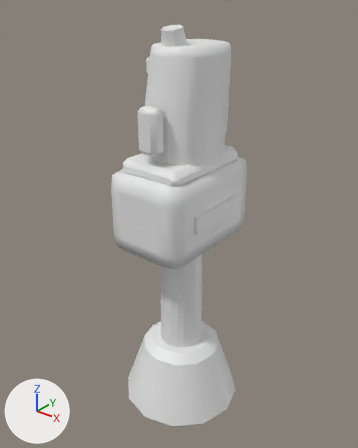
One commit to the FBX model Assets/HexWing/Resources/Models/CockpitControls.fbx: the scene before it, then after it.
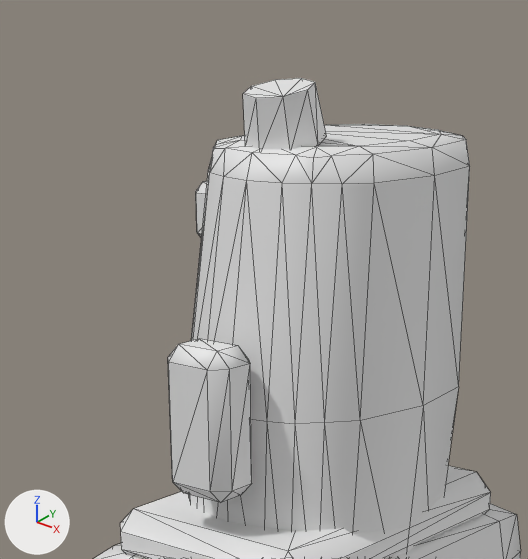
Old and new are each drawn whole from a 50 mm lens placed at (0.208, -0.263, 0.324), pointed at (-0.004, 0.002, 0.16) and again close up on the part from 24% to 70% of the width and 0% to 39% of the height. The axes (+X, +Y, +Z) are drawn at lower left. The lights are the same throughout. The last two pictures show the newer version. The close-ups show mesh edges as thin lines. Where no turn or scale is listed for an object, it has been applied to the vertices.

The first close-up shows 'CockpitControls_Stick', 'CockpitControls_Throttle'.
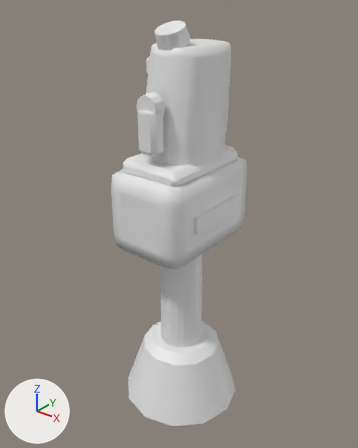
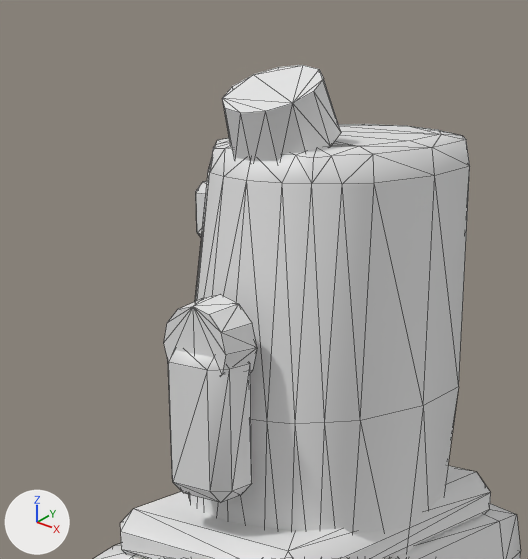
Changed parts and their boxes [x1, y1, x2, y2] in the close-ups (528 x 559 px):
'CockpitControls_Stick', reshaped
    before: [168, 78, 470, 558]
    after: [164, 65, 470, 558]
part 1 of me_cockpitcontrols_stick, added
    after: [164, 295, 257, 373]
part 2 of me_cockpitcontrols_stick, rebuilt (43% wider, 35% taller)
    before: [243, 78, 326, 149]
    after: [222, 65, 341, 161]

What changed in the scene script:
```text
Change me_cockpitcontrols_stick:
    used by ob_cockpitcontrols_stick; location = (0.0, 0.0, 0.0)
    remove me_cockpitcontrols_stick.from_pydata(...)  # 296 vertices, 568 faces; spans x -0.048..0.048, y -0.048..0.048, z 0.0..0.301
    add me_cockpitcontrols_stick.from_pydata(...)  # 328 vertices, 628 faces; spans x -0.048..0.048, y -0.048..0.048, z 0.0..0.304
    me_cockpitcontrols_stick part 1: a new loose piece, a 12-sided cut cone along y (radius 0.008 at the low end, 0.009 at the high end) spanning x -0.009..0.009, y -0.036..-0.028, z 0.246..0.264, in mat_dark (white #e7e7e7)
    me_cockpitcontrols_stick part 2: the loose piece of 16 vertices spanning x -0.008..0.008, y -0.017..0.0, z 0.288..0.301 is rebuilt with 24 vertices and now spans x -0.011..0.011, y -0.021..0.002, z 0.286..0.304
```
